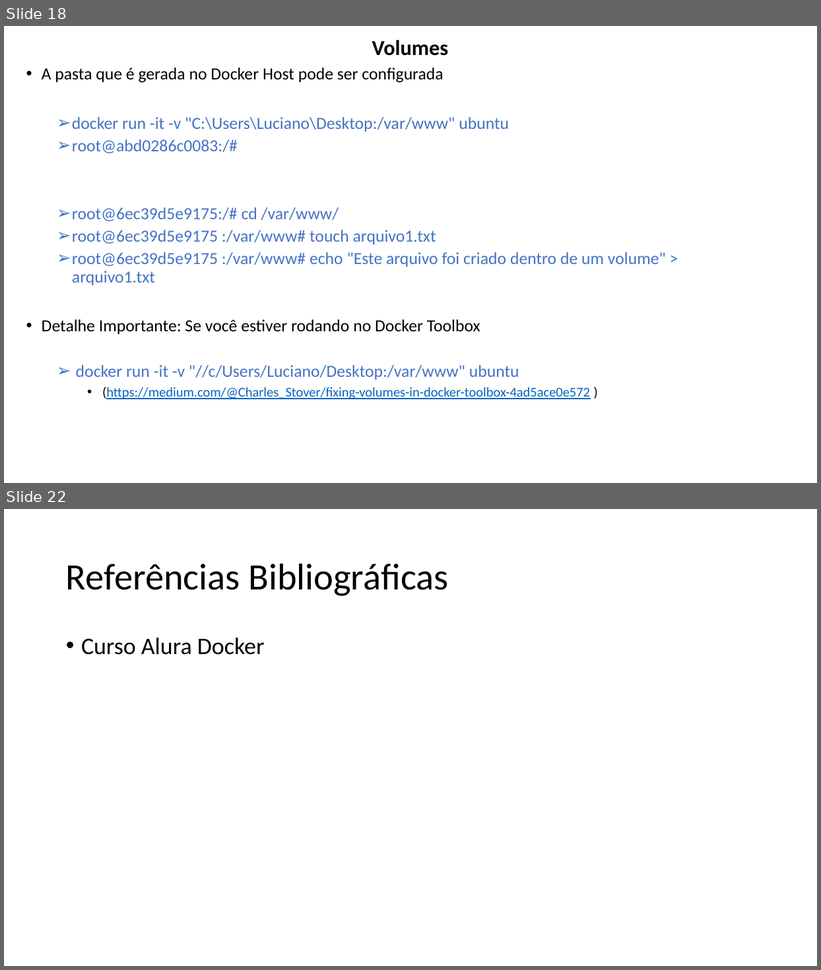
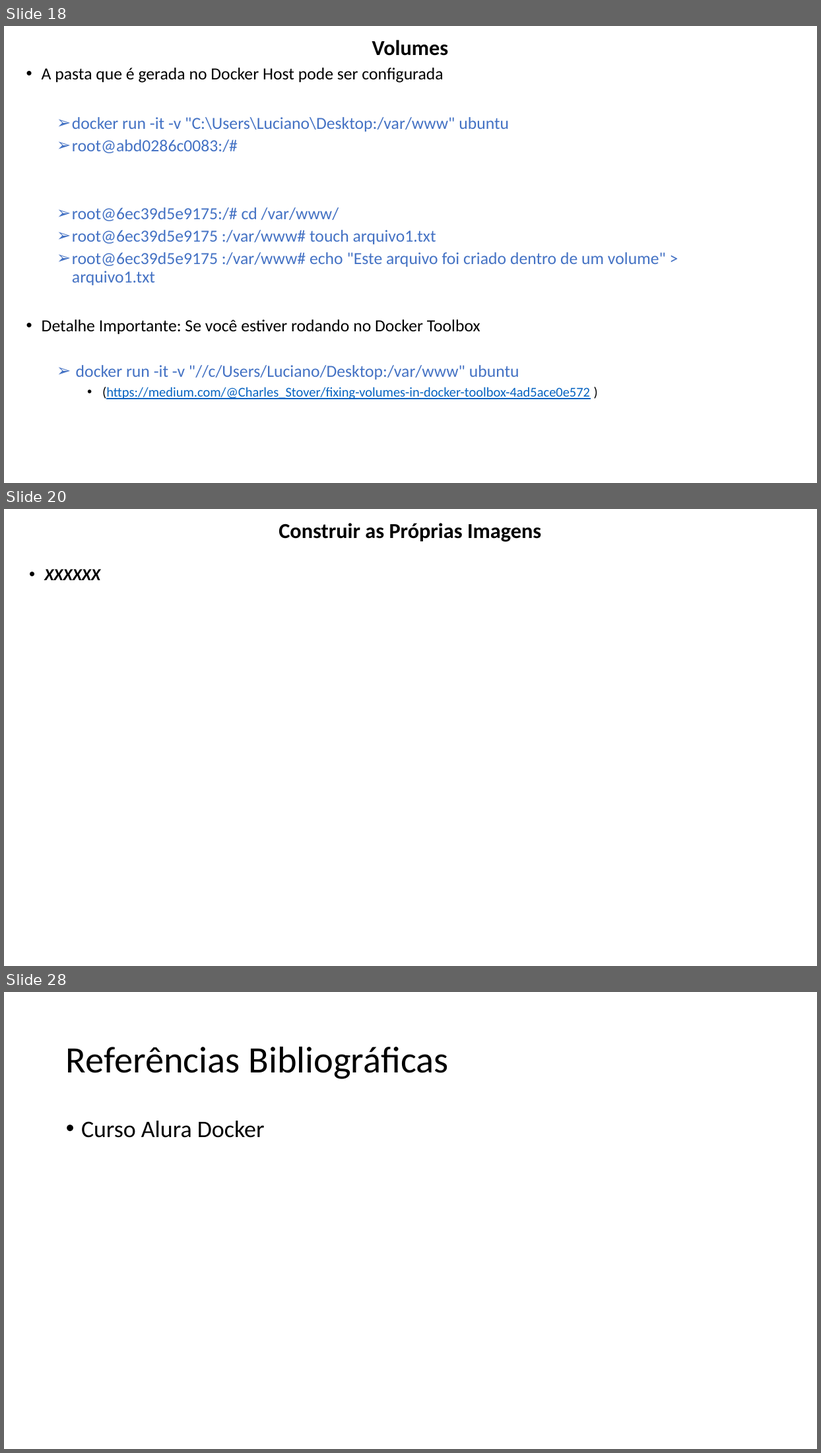
Before and after one commit to lacsousa/learning-docker, a slide deck: docs/docker-resumo.pptx. Shown one above the other, each under a label of ours: slides 18 and 22 before the commit, slides 18, 20 and 28 after it; the slides between them are not shown. The pictures are 821x970 and 821x1453 pixels, drawn with LibreOffice and Linux fonts; fonts in the diff are those of the drawing. Boxes give left, top, right and bottom in pixels: in the first picture for what was removed or moved away, otherwise in the second. Text is boxed around its words. In the diff, an @@ line names an element or a change of style, - is before the commit and + after.

```diff
--- a/docs/docker-resumo.pptx
+++ b/docs/docker-resumo.pptx
@@ slide 20 added at box(4, 509, 817, 966), background #FFFFFF @@
@@ title added at box(279, 523, 541, 542), 25.2 pt, text #000000, bold @@
+Construir as Próprias Imagens
@@ text added at box(44, 569, 100, 580), 20 pt, text #000000, bold, italic @@
+• XXXXXX
@@ what was slide 22 is now slide 28 @@
```
Also in this commit, not shown: 1 slide changed, 6 other slides added, 1 slide removed, 6 other files.
